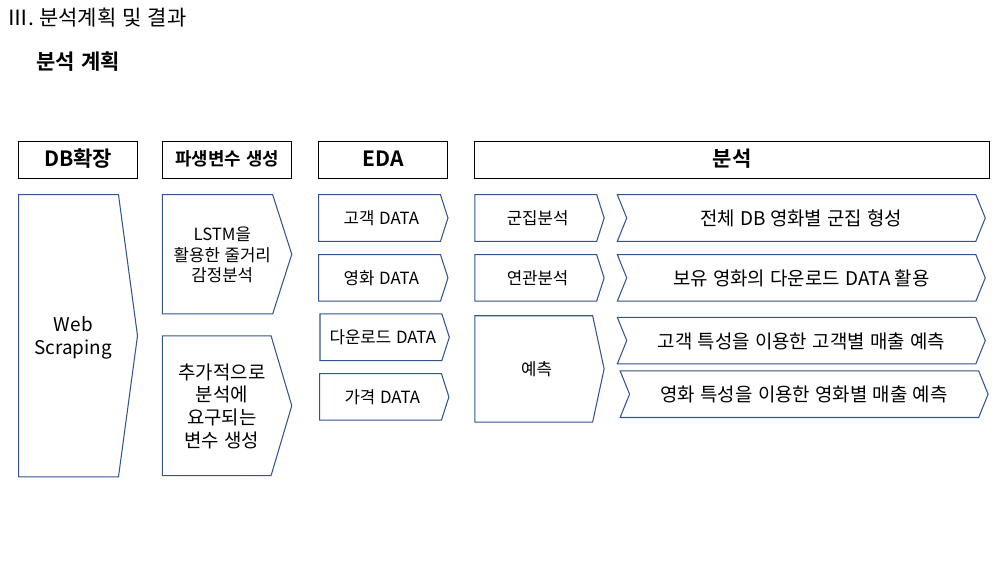
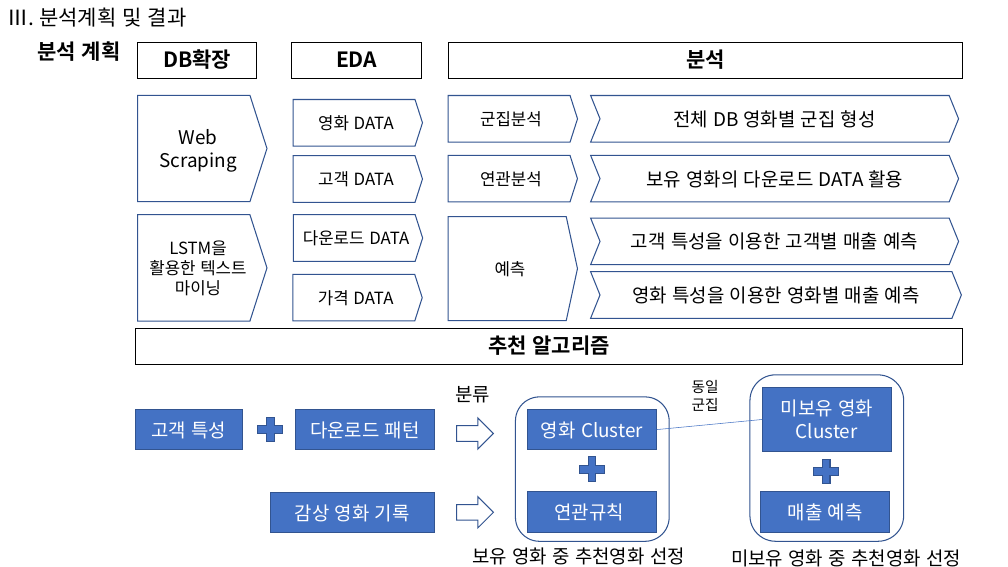
Before and after one commit to POSCO-AI-BIG-9th-A/POSCO-Academy-A3_, a slide deck: slide 6 of proj_bigdata/report/A분반_3조.pptx. Drawn at 1008x567 pixels with LibreOffice and Linux fonts; fonts in the diff are those of the drawing. Boxes give left, top, right and bottom in pixels: in the first picture for what was removed or moved away, otherwise in the second. Text is boxed around its words. In the diff, an @@ line names an element or a change of style, - is before the commit and + after.

```diff
--- a/proj_bigdata/report/A분반_3조.pptx
+++ b/proj_bigdata/report/A분반_3조.pptx
@@ text "분석 계획": place and size @@
-text "분석 계획" at (36, 51, 120, 71)
+text "분석 계획" at (37, 41, 121, 61)
@@ rectangle "DB확장": place and size @@
-rectangle "DB확장" at (19, 141, 138, 178)
+rectangle "DB확장" at (138, 42, 256, 79)
@@ pentagon arrow "Web Scraping": place and size @@
-pentagon arrow "Web Scraping" at (19, 195, 138, 477)
+pentagon arrow "Web Scraping" at (138, 95, 267, 202)
@@ pentagon arrow "영화 DATA": place and size @@
-pentagon arrow "영화 DATA" at (318, 255, 448, 302)
+pentagon arrow "영화 DATA" at (293, 100, 423, 147)
@@ rectangle removed at (163, 141, 292, 178) @@
-파생변수 생성
@@ pentagon arrow "고객 DATA": place and size @@
-pentagon arrow "고객 DATA" at (318, 195, 448, 242)
+pentagon arrow "고객 DATA" at (293, 156, 423, 203)
@@ pentagon arrow "LSTM을 활용한 텍스트 마이닝": place and size @@
-pentagon arrow "LSTM을 활용한 텍스트 마이닝" at (163, 195, 292, 315)
+pentagon arrow "LSTM을 활용한 텍스트 마이닝" at (138, 215, 267, 321)
@@ 5 pentagon arrows, 3 chevrons, 2 rectangles: place and size @@
-5 pentagon arrows, 3 chevrons, 2 rectangles at (318, 141, 990, 423)
+5 pentagon arrows, 3 chevrons, 2 rectangles at (292, 42, 963, 321)
@@ text in pentagon arrow at (149, 240, 246, 296): text changed @@
-LSTM을 활용한 줄거리 감정분석
+LSTM을 활용한 텍스트 마이닝
@@ chevron "영화 특성을 이용한 영화별 매출 ...": place and size @@
-chevron "영화 특성을 이용한 영화별 매출 ..." at (620, 371, 988, 418)
+chevron "영화 특성을 이용한 영화별 매출 ..." at (591, 271, 961, 318)
@@ rectangle added at (135, 328, 963, 365), outline #000000 0.75 pt, 20 pt, text #000000, bold @@
+추천 알고리즘
@@ pentagon arrow removed at (163, 336, 292, 476) @@
-추가적으로 분석에 요구되는 변수 생성
@@ text added at (456, 386, 491, 403), 18 pt, text #000000 @@
+분류
@@ text added at (692, 380, 719, 411), 14 pt, text #000000 @@
+동일 군집
@@ rounded rectangle added at (750, 375, 904, 541), outline #325491 1 pt @@
@@ rectangle added at (762, 388, 892, 452), fill #4472C4, outline #325491 1 pt, 18 pt, text #FFFFFF @@
+미보유 영화 Cluster
@@ rectangle added at (135, 410, 242, 450), fill #4472C4, outline #325491 1 pt, 18 pt, text #FFFFFF @@
+고객 특성
@@ plus sign added at (253, 413, 287, 446), fill #4472C4, outline #325491 1 pt @@
@@ rectangle added at (295, 410, 435, 450), fill #4472C4, outline #325491 1 pt, 18 pt, text #FFFFFF @@
+다운로드 패턴
@@ down arrow added at (457, 418, 494, 449), fill #FFFFFF, outline #325491 1 pt @@
@@ rounded rectangle added at (516, 397, 669, 541), outline #325491 1 pt @@
@@ rectangle added at (528, 410, 657, 450), fill #4472C4, outline #325491 1 pt, 18 pt, text #FFFFFF @@
+영화 Cluster
@@ line added from (657, 430) to (762, 420), #4472C4 0.5 pt @@
@@ plus sign added at (575, 453, 609, 486), fill #4472C4, outline #325491 1 pt @@
@@ plus sign added at (810, 455, 843, 488), fill #4472C4, outline #325491 1 pt @@
@@ rectangle added at (270, 492, 434, 532), fill #4472C4, outline #325491 1 pt, 18 pt, text #FFFFFF @@
+감상 영화 기록
@@ down arrow added at (457, 497, 494, 528), fill #FFFFFF, outline #325491 1 pt @@
@@ rectangle added at (528, 492, 657, 532), fill #4472C4, outline #325491 1 pt, 18 pt, text #FFFFFF @@
+연관규칙
@@ rectangle added at (761, 492, 890, 532), fill #4472C4, outline #325491 1 pt, 18 pt, text #FFFFFF @@
+매출 예측
@@ text added at (472, 547, 685, 565), 18 pt, text #000000 @@
+보유 영화 중 추천영화 선정
@@ text added at (731, 549, 961, 567), 18 pt, text #000000 @@
+미보유 영화 중 추천영화 선정
```
Also in this commit, not shown: 5 other slides changed, 11 slides added, 1 slide removed, 7 other files.
